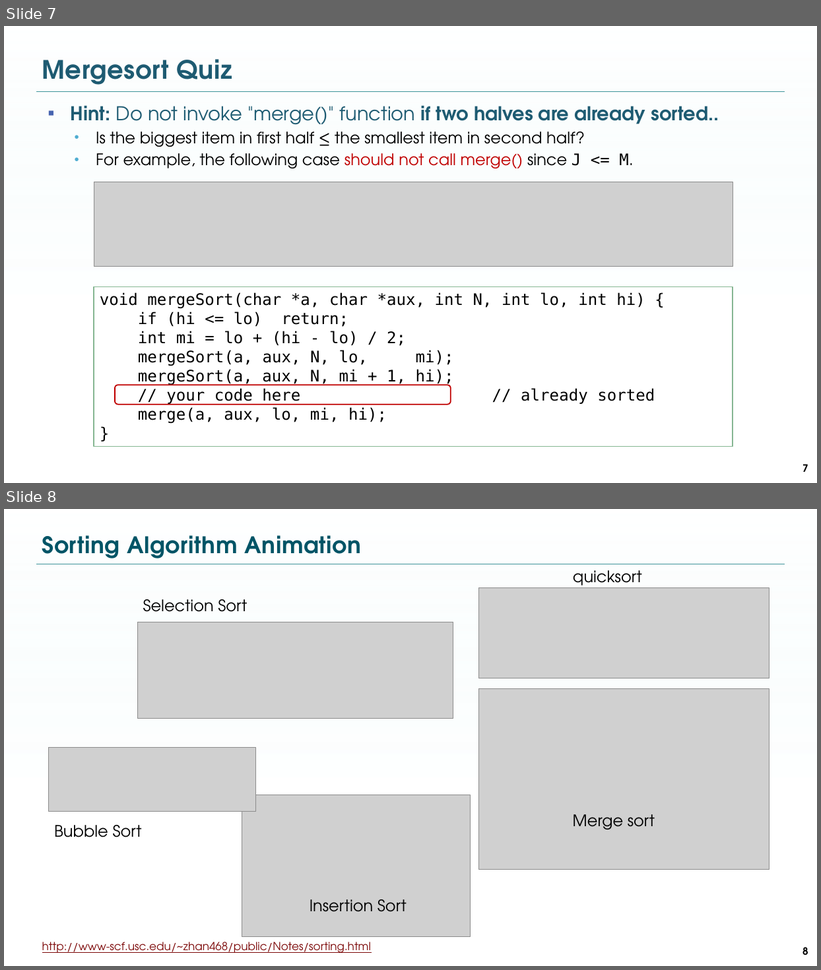
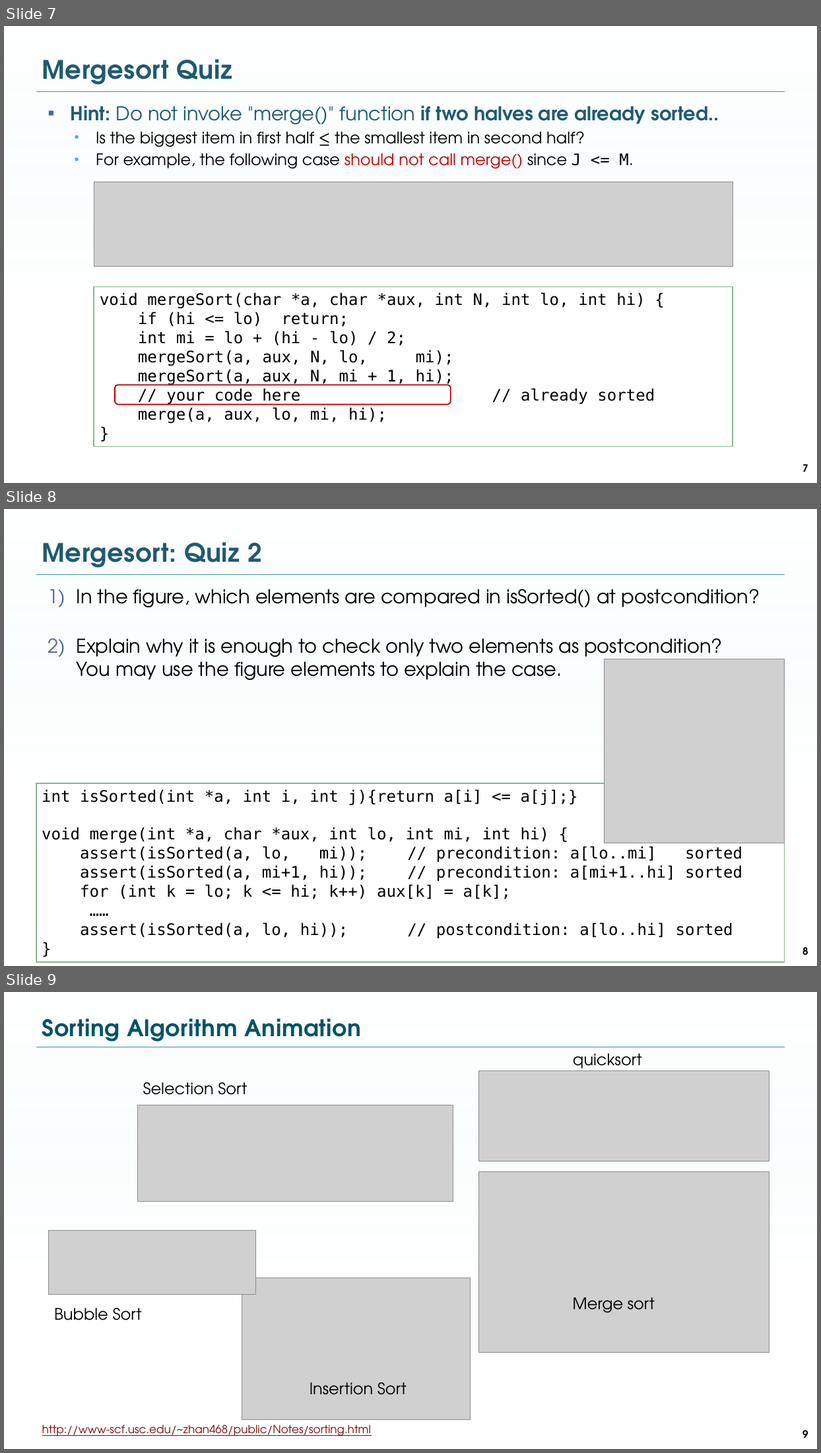
Before and after one commit to idebtor/nowic, a slide deck: ppts/5-0 SortingQuizzes.pptx. Shown one above the other, each under a label of ours: slides 7 and 8 before the commit, slides 7, 8 and 9 after it. The pictures are 821x970 and 821x1453 pixels, drawn with LibreOffice and Linux fonts; fonts in the diff are those of the drawing; grey boxes stand for pictures; background and template pictures are left out. Boxes give left, top, right and bottom in pixels: in the first picture for what was removed or moved away, otherwise in the second. Text is boxed around its words. In the diff, an @@ line names an element or a change of style, - is before the commit and + after.

```diff
--- a/ppts/5-0 SortingQuizzes.pptx
+++ b/ppts/5-0 SortingQuizzes.pptx
@@ slide 8 added at <box>4,509,817,966</box>, background picture (left out); not listed: 2 template elements that a slide beside it also shows @@
@@ title added at <box>42,542,263,568</box>, 32 pt, text #1E5B72, bold @@
+Mergesort: Quiz 2
@@ text added at <box>77,589,760,681</box>, 24 pt, text #000000 @@
+1) In the figure, which elements are compared in isSorted() at postcondition?
+2) Explain why it is enough to check only two elements as postcondition?
+   You may use the figure elements to explain the case.
@@ picture added at <box>605,659,785,843</box> @@
@@ rectangle added at <box>36,784,785,962</box>, fill #FFFFFF, outline #85B692 1.5 pt, 20 pt, text #000000 @@
+int isSorted(int *a, int i, int j){return a[i] <= a[j];}
+void merge(int *a, char *aux, int lo, int mi, int hi) {
+assert(isSorted(a, lo, mi)); // precondition: a[lo..mi] sorted
+assert(isSorted(a, mi+1, hi)); // precondition: a[mi+1..hi] sorted
+for (int k = lo; k <= hi; k++) aux[k] = a[k];
+……
+assert(isSorted(a, lo, hi)); // postcondition: a[lo..hi] sorted
+}
@@ page number added at <box>803,947,809,955</box>, 12.8 pt, text #000000, bold @@
+8
@@ what was slide 8 is now slide 9 @@
@@ page number at <box>803,1430,809,1438</box>: text changed @@
-8
+9
```
